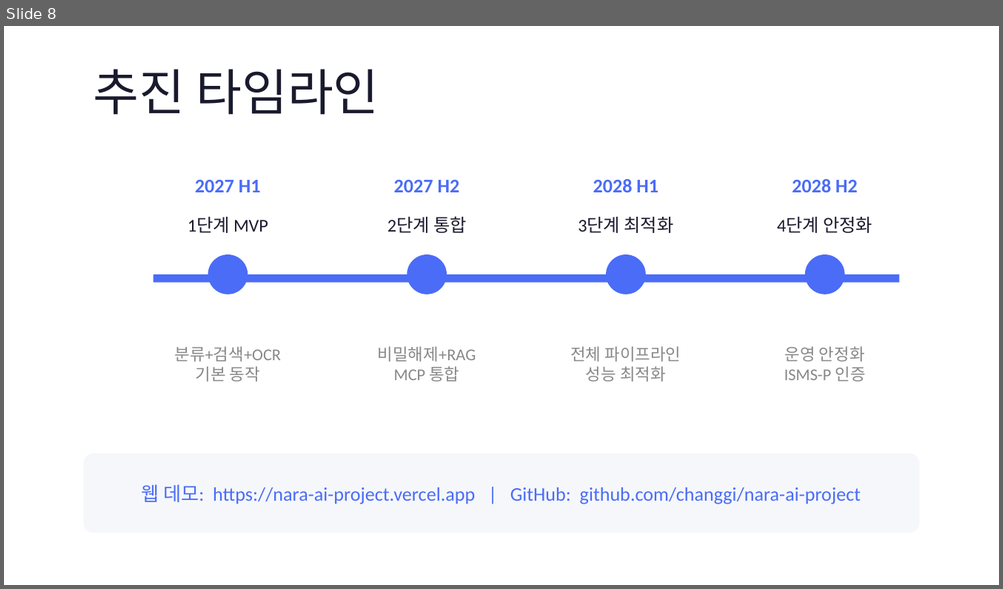
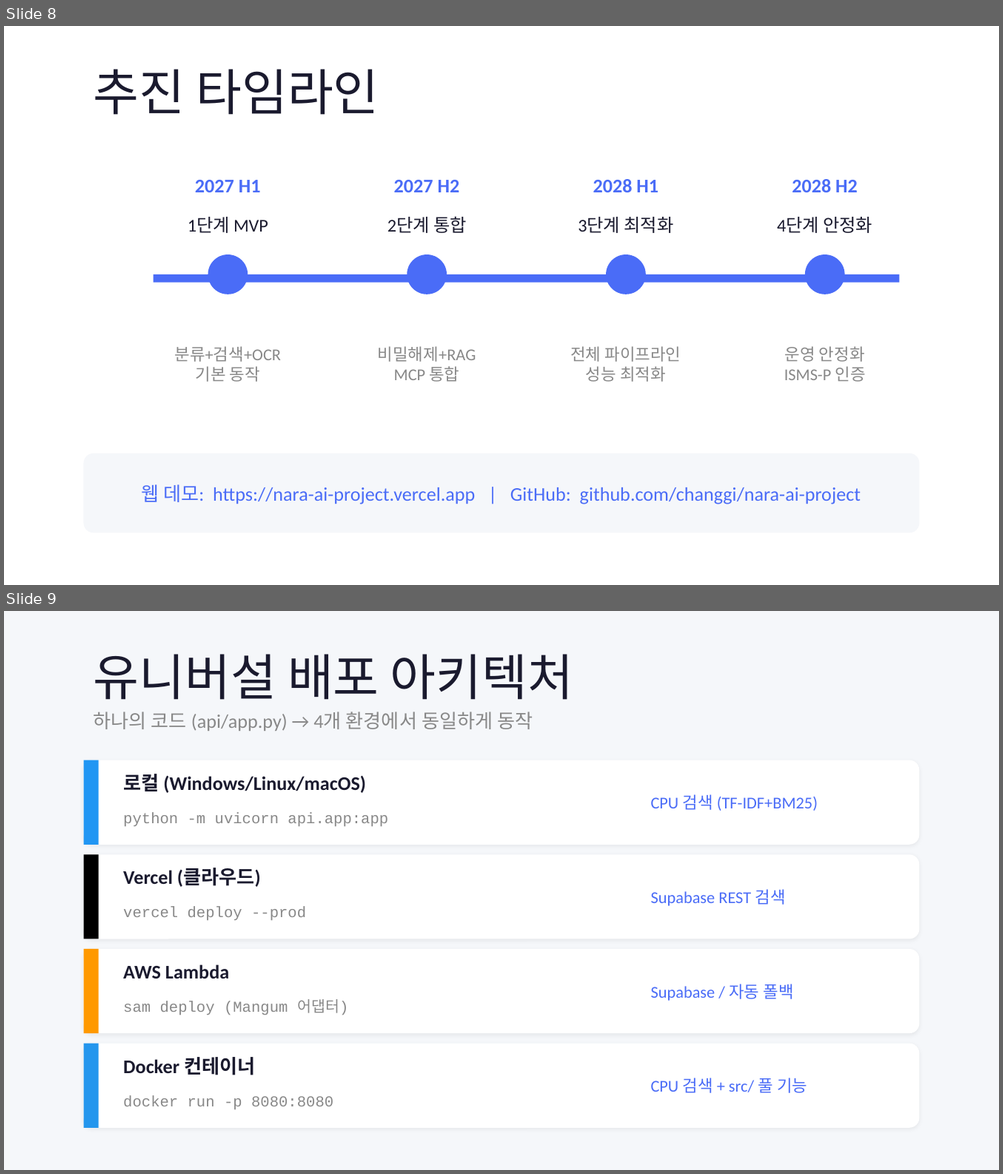
Before and after one commit to changgi/nara-ai-project, a slide deck: docs/NARA-AI-과제기획서.pptx. Shown one above the other, each under a label of ours: slide 8 before the commit, slides 8 and 9 after it. The pictures are 1003x589 and 1003x1174 pixels, drawn with LibreOffice and Linux fonts; fonts in the diff are those of the drawing. Boxes give left, top, right and bottom in pixels: in the first picture for what was removed or moved away, otherwise in the second. Text is boxed around its words. In the diff, an @@ line names an element or a change of style, - is before the commit and + after.

```diff
--- a/docs/NARA-AI-과제기획서.pptx
+++ b/docs/NARA-AI-과제기획서.pptx
@@ slide 9 added at [4,611,999,1170], background #F5F7FA @@
@@ text added at [94,654,573,700], 36 pt, text #1A1A2E @@
+유니버설 배포 아키텍처
@@ text added at [94,712,532,731], 14 pt, text #888888 @@
+하나의 코드 (api/app.py) → 4개 환경에서 동일하게 동작
@@ rounded rectangle added at [84,760,919,845], fill #FFFFFF @@
@@ rectangle added at [84,760,99,845], fill #2196F3 @@
@@ text added at [123,774,366,793], 14 pt, text #1A1A2E, bold @@
+로컬 (Windows/Linux/macOS)
@@ text added at [651,795,817,811], 12 pt, text #4A6CF7 @@
+CPU 검색 (TF-IDF+BM25)
@@ text added at [123,812,388,826], 11 pt, text #888888 @@
+python -m uvicorn api.app:app
@@ rounded rectangle added at [84,854,919,940], fill #FFFFFF @@
@@ rectangle added at [84,854,99,940], fill #000000 @@
@@ text added at [123,869,261,887], 14 pt, text #1A1A2E, bold @@
+Vercel (클라우드)
@@ text added at [651,889,785,906], 12 pt, text #4A6CF7 @@
+Supabase REST 검색
@@ text added at [123,907,306,920], 11 pt, text #888888 @@
+vercel deploy --prod
@@ rounded rectangle added at [84,949,919,1034], fill #FFFFFF @@
@@ rectangle added at [84,949,99,1034], fill #FF9900 @@
@@ text added at [123,965,229,979], 14 pt, text #1A1A2E, bold @@
+AWS Lambda
@@ text added at [651,984,793,1001], 12 pt, text #4A6CF7 @@
+Supabase / 자동 폴백
@@ text added at [123,999,348,1015], 11 pt, text #888888 @@
+sam deploy (Mangum 어댑터)
@@ rounded rectangle added at [84,1044,919,1128], fill #FFFFFF @@
@@ rectangle added at [84,1044,99,1128], fill #2496ED @@
@@ text added at [123,1057,255,1076], 14 pt, text #1A1A2E, bold @@
+Docker 컨테이너
@@ text added at [123,1096,333,1110], 11 pt, text #888888 @@
+docker run -p 8080:8080
@@ text added at [651,1078,807,1093], 12 pt, text #4A6CF7 @@
+CPU 검색 + src/ 풀 기능
```
Also in this commit, not shown: 2 other slides added, 1 other file.
